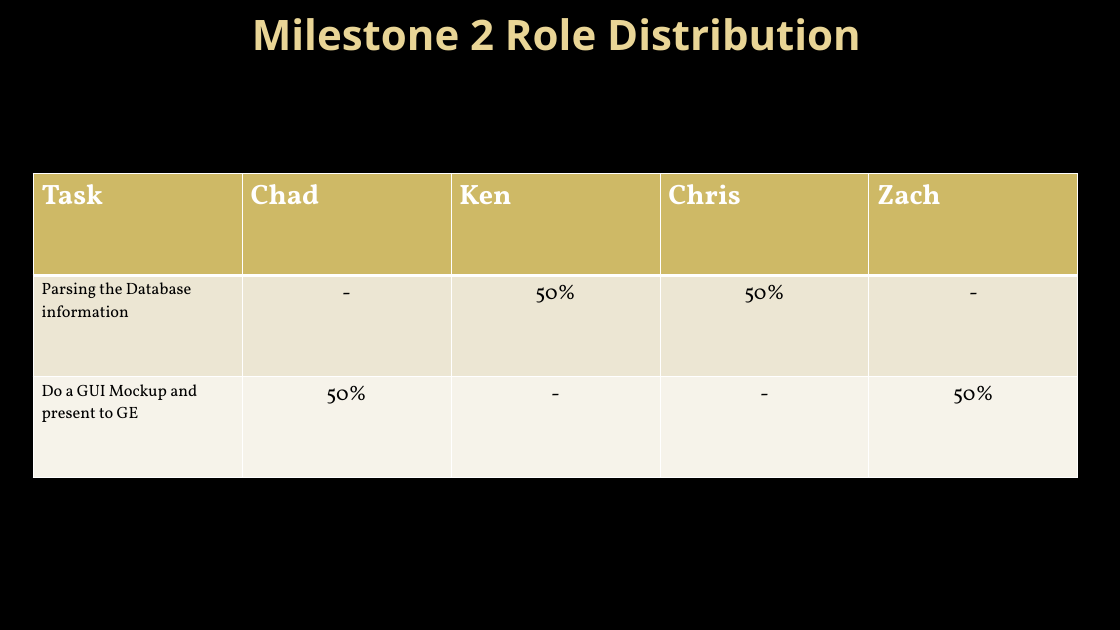
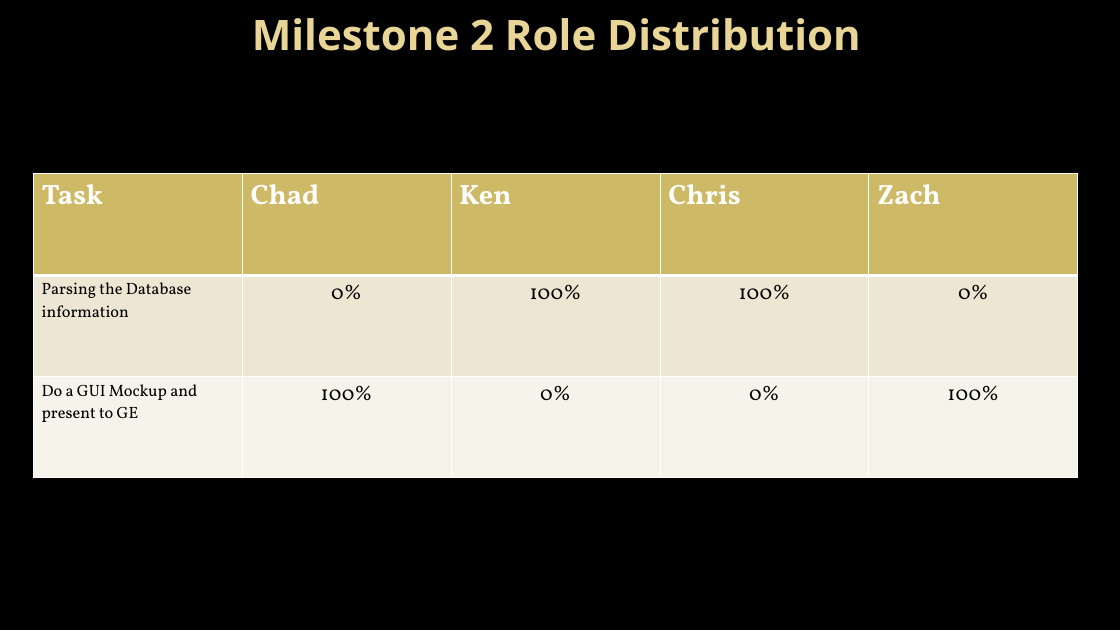
Before and after one commit to Topgun122104/SeniorProj, a slide deck: slide 11 of Documents/Presentations/Milestone 1 presentation.pptx (slide 8 before the commit). Drawn at 1120x630 pixels with LibreOffice and Linux fonts; fonts in the diff are those of the drawing; background and template pictures are left out. Boxes give left, top, right and bottom in pixels: in the first picture for what was removed or moved away, otherwise in the second. Text is boxed around its words. In the diff, an @@ line names an element or a change of style, - is before the commit and + after.

Commit message:
Final Milestone 1 PPT

```diff
--- a/Documents/Presentations/Milestone 1 presentation.pptx
+++ b/Documents/Presentations/Milestone 1 presentation.pptx
@@ table at bbox=[34, 174, 1080, 478] @@
-row 2: Parsing the Database information | - | 50% | 50% | -
+row 2: Parsing the Database information | 0% | 100% | 100% | 0%
-row 3: Do a GUI Mockup and present to GE | 50% | - | - | 50%
+row 3: Do a GUI Mockup and present to GE | 100% | 0% | 0% | 100%
```
Also in this commit, not shown: 1 other slide changed, 6 slides added, 3 slides removed.
